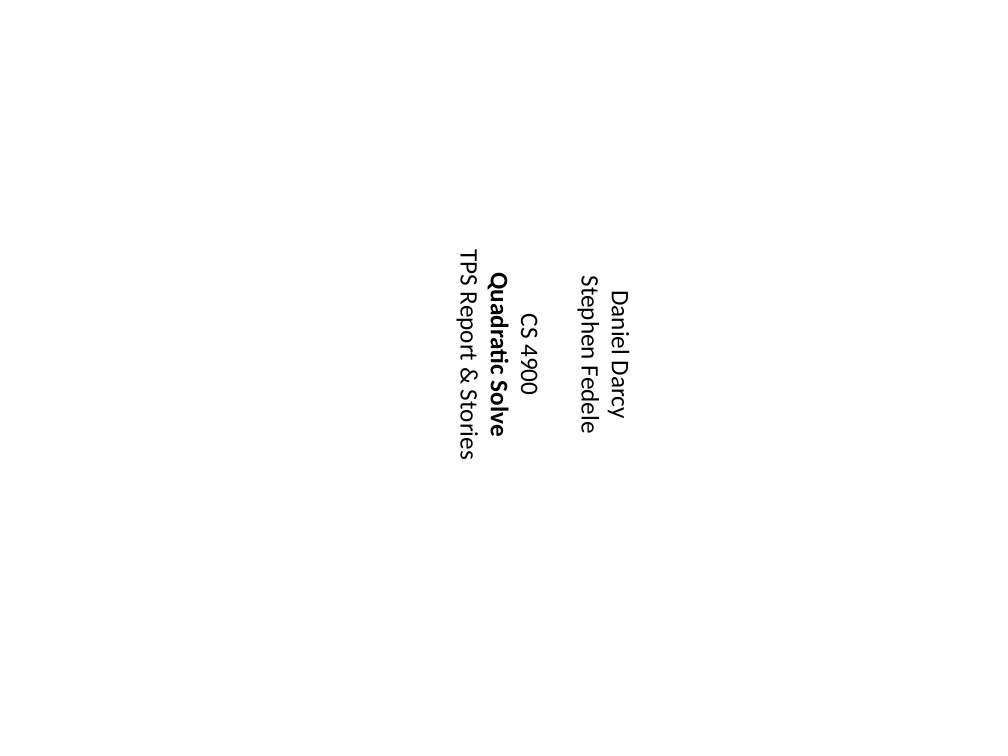
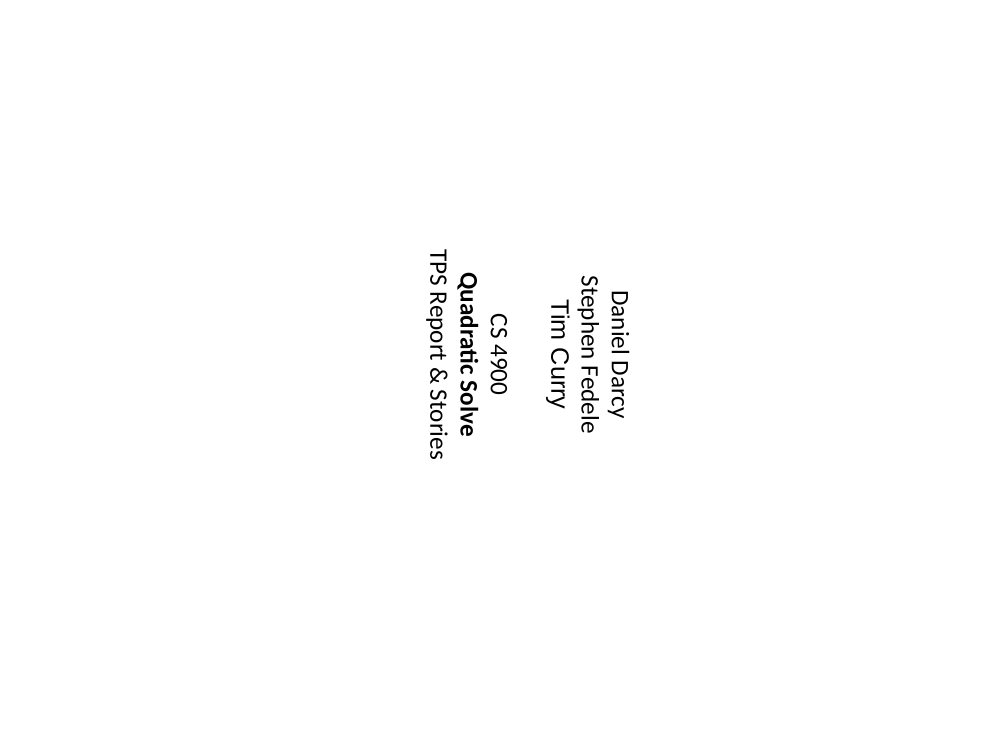
Before and after one commit to strangeprogrammer/CS4900QuadraticSolve, a slide deck: slide 1 of Tps_Stories.pptx. Drawn at 1008x756 pixels with LibreOffice and Linux fonts; fonts in the diff are those of the drawing. Boxes give left, top, right and bottom in pixels: in the first picture for what was removed or moved away, otherwise in the second. Text is boxed around its words. In the diff, an @@ line names an element or a change of style, - is before the commit and + after.

Commit message:
Updated TPS/Stories with TJ's name.

```diff
--- a/Tps_Stories.pptx
+++ b/Tps_Stories.pptx
@@ text at (546,304,574,408): paragraph added @@
+Tim Curry
```
